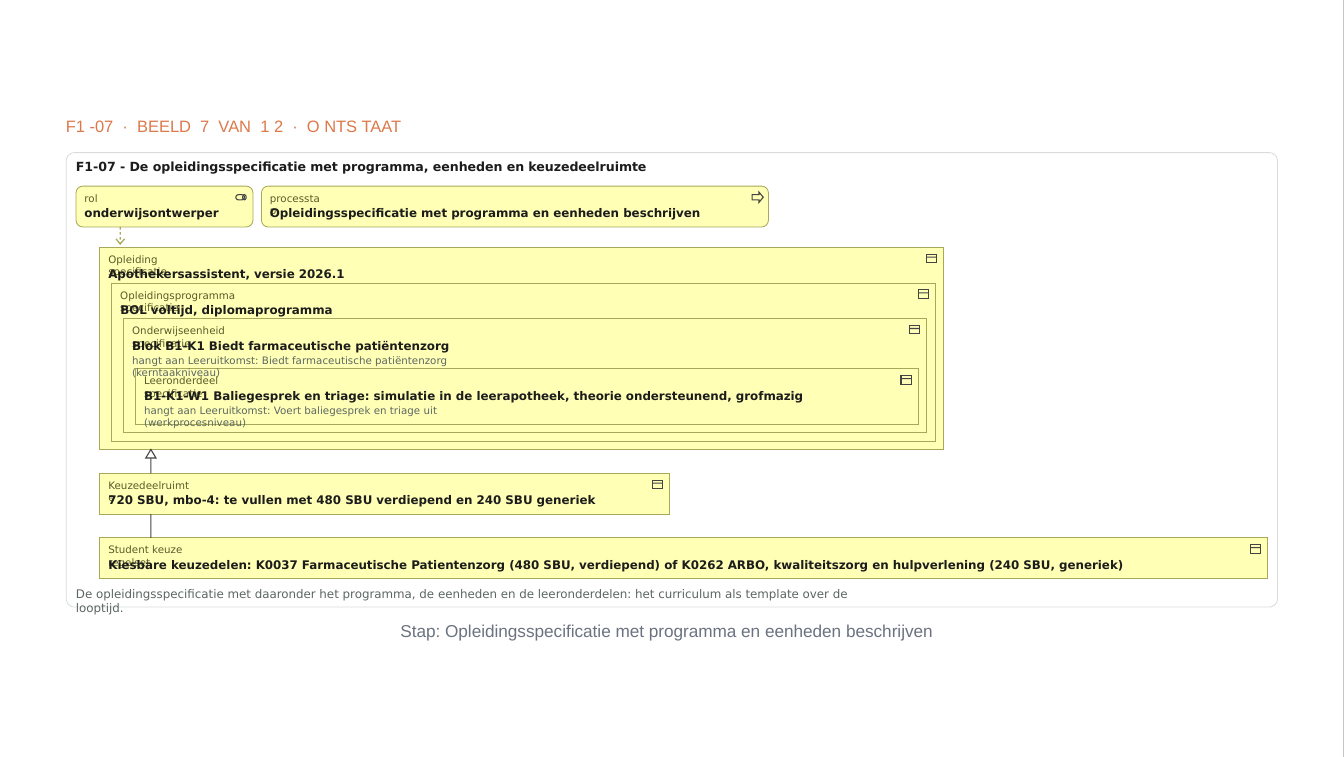
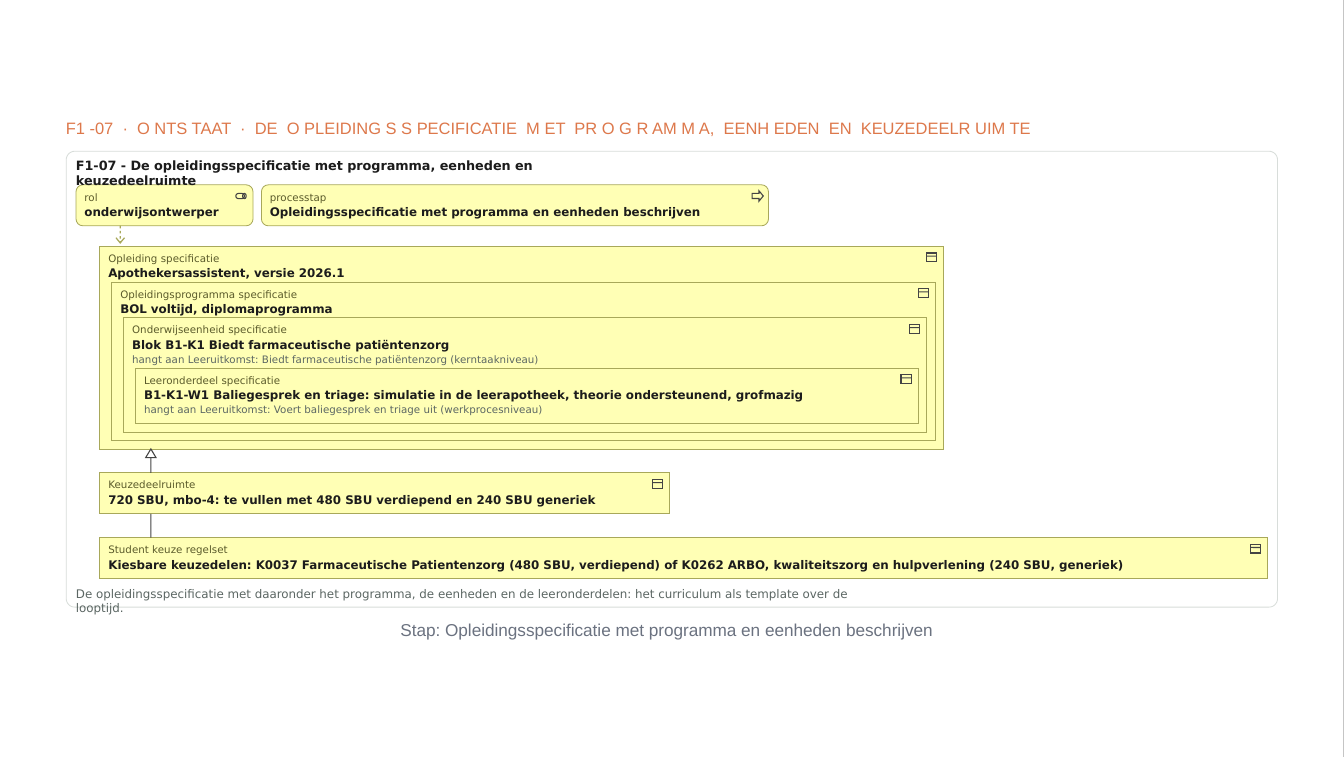
Before and after one commit to Npuls-OKx/meta, a slide deck: slide 19 of presentaties/export/260930_kerngroep_techniek/260930_kerngroep_techniek.pptx (slide 16 before the commit). Drawn at 1344x757 pixels with LibreOffice and Linux fonts; fonts in the diff are those of the drawing; background and template pictures are left out. Boxes give left, top, right and bottom in pixels: in the first picture for what was removed or moved away, otherwise in the second. Text is boxed around its words. In the diff, an @@ line names an element or a change of style, - is before the commit and + after.

```diff
--- a/presentaties/export/260930_kerngroep_techniek/260930_kerngroep_techniek.pptx
+++ b/presentaties/export/260930_kerngroep_techniek/260930_kerngroep_techniek.pptx
@@ text removed at (66,120,402,132) @@
-F1 -07 · BEELD 7 VAN 1 2 · O NTS TAAT
@@ text added at (66,122,1031,136), 9 pt, text #DD784B @@
+F1 -07 · O NTS TAAT · DE O PLEIDING S S PECIFICATIE M ET PR O G R AM M A, EENH EDEN EN KEUZEDEELR UIM TE
@@ text "F1-07 - De opleidingsspeciﬁcatie met ..." at (76,160,533,189): size 6.9 to 7 pt @@
@@ text "Opleiding speciﬁcatie" rewrapped from (108,255,166,278) to (108,254,220,264) @@
@@ outline redrawn in 23 elements at (902,375,912,383), (100,473,670,513), (100,473,670,513), (66,151,1277,607), (66,151,1277,607), (653,479,663,487), (100,537,1268,578), (100,537,1268,578), (76,184,253,225), (76,184,253,225), (236,194,245,199), (242,194,246,199), (262,184,769,225), (262,184,769,225), (752,191,762,201), (100,246,944,449), (100,246,944,449), (112,282,936,440), (112,282,936,440), (124,317,927,432), (124,317,927,432), (120,225,121,242), (927,253,937,262) @@
@@ text "Opleidingsprogramma speciﬁcatie" rewrapped from (120,291,235,314) to (120,290,298,300) @@
@@ text "Onderwijseenheid speciﬁcatie" rewrapped from (132,326,225,350) to (132,325,287,335) @@
@@ text "hangt aan Leeruitkomst: Biedt farmaceutische ..." rewrapped from (132,356,447,379) to (132,355,538,365) @@
@@ text "Leeronderdeel speciﬁcatie" rewrapped from (144,376,218,400) to (144,376,281,386) @@
@@ text "hangt aan Leeruitkomst: Voert baliegesprek ..." rewrapped from (144,406,437,428) to (144,405,542,415) @@
@@ text "Student keuze regelset" rewrapped from (108,545,182,569) to (108,545,228,555) @@
```
Also in this commit, not shown: 13 other slides changed, 10 slides added, 1 slide removed, 18 other files.
